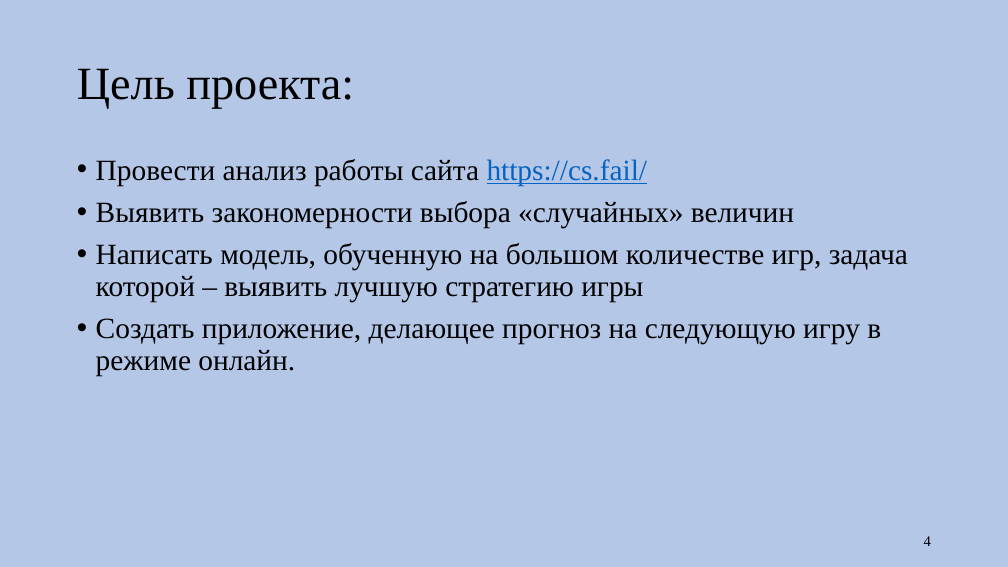
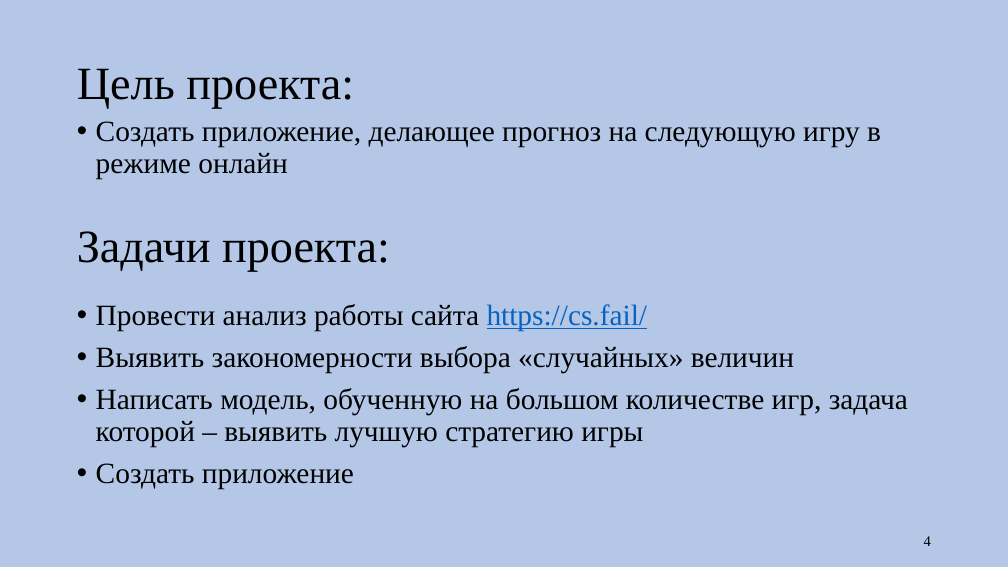
Before and after one commit to Veron28/cs.fail-project, a slide deck: slide 4 of presentation.pptx. Drawn at 1008x567 pixels with LibreOffice and Linux fonts; fonts in the diff are those of the drawing. Boxes give left, top, right and bottom in pixels: in the first picture for what was removed or moved away, otherwise in the second. Text is boxed around its words. In the diff, an @@ line names an element or a change of style, - is before the commit and + after.

```diff
--- a/presentation.pptx
+++ b/presentation.pptx
@@ text added at [96,121,881,179], 28 pt, text #000000 @@
+• Создать приложение, делающее прогноз на следующую игру в режиме онлайн
@@ text added at [77,231,390,272], 44 pt, text #000000 @@
+Задачи проекта:
@@ text "Провести анализ работы сайта https://cs.fail/": place and size @@
-text "Провести анализ работы сайта https://cs.fail/" at [96,159,908,376]
+text "Провести анализ работы сайта https://cs.fail/" at [96,304,908,490]
@@ text at [96,463,354,490]: text changed @@
-• Создать приложение, делающее прогноз на следующую игру в режиме онлайн.
+• Создать приложение
```
Also in this commit, not shown: 3 slides added.
